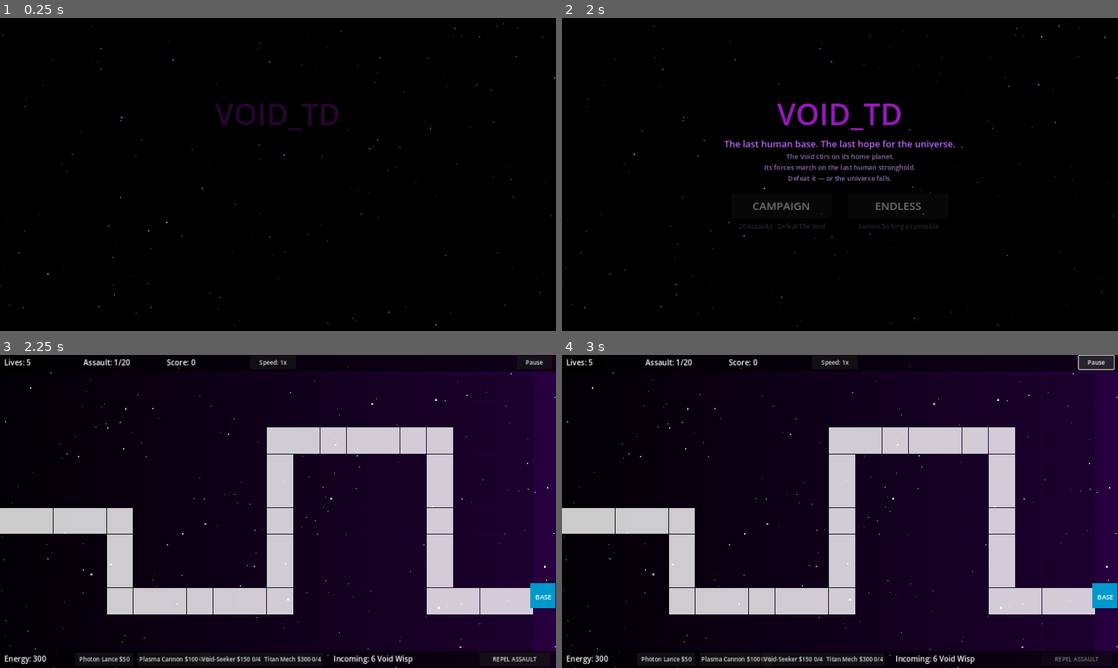
Above: before the commit, frames 1-4 (two rows, left to right).
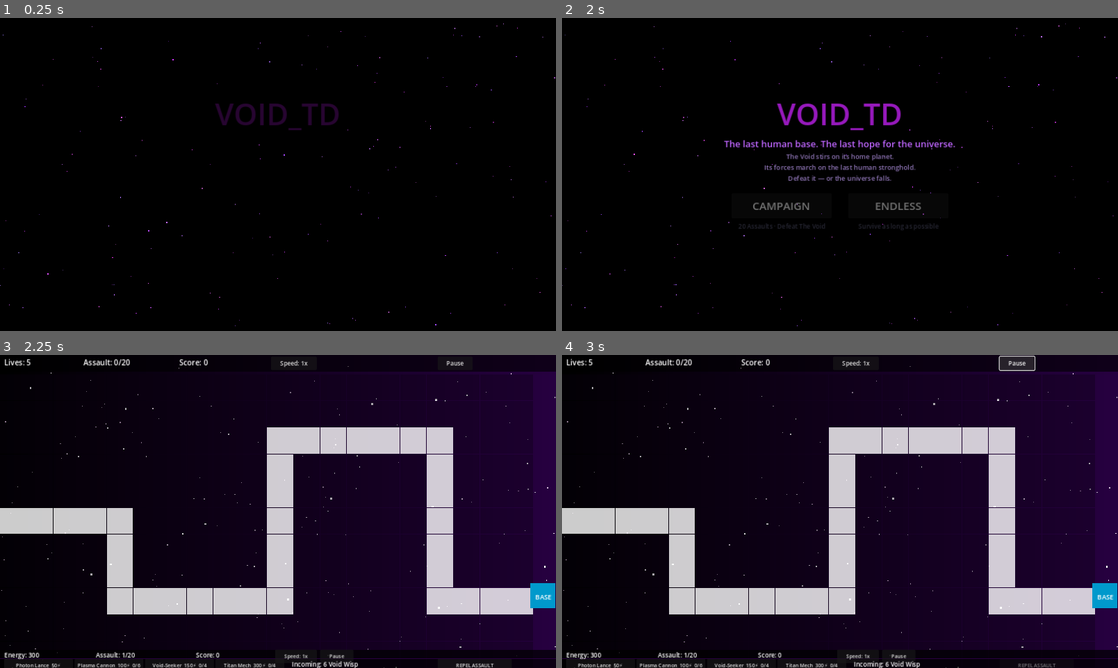
Above: after the commit, the same moments.

Repository: brew354/void_TD
Game: Godot game, scene res://Scenes/MenuScene.tscn
The game is run twice, just before and just after one commit, with the same random seed, the same clock (stepped at 60 frames per second) and the same inputs.
Inputs (mouse positions are in pixels of both pictures, inside the frame that each line leads up to):
- Up to frame 1 (0.25 s): no input
- Up to frame 2 (2 s): tap Enter at 0.5 s; move the mouse to (962, 158) at 0.52 s; tap 1 at 0.6 s; click (962, 158) at 0.67 s; tap Space at 0.77, 1.52 s; move the mouse to (728, 190) at 1.27 s; tap 2 at 1.35 s; click (728, 190) at 1.42 s
- Up to frame 3 (2.25 s): click "CAMPAIGN" at 2 s
- Up to frame 4 (3 s): click "Pause" at 2.75 s

Frames 1-2 are identical in both runs. In frame 3, 2.2% of the frame differs, in the area x 0-100%, y 1-100%; in frame 4, 2.7%, in the area x 0-100%, y 0-100%.

Commit message:
Rework HUD to 2-row bottom bar, restore 20-col grid
Replaces the right sidebar with a compact 2-row bottom bar so the base
remains fully visible. Row 1 shows energy/wave/score/controls; Row 2
holds tower buttons and the wave launch button. 147/147 tests passing.

Co-Authored-By: Claude Sonnet 4.6 <noreply@anthropic.com>

Diff:
--- a/Void_TD/HUD/HUDNode.gd
+++ b/Void_TD/HUD/HUDNode.gd
@@ -11,6 +11,14 @@
 signal upgrade_pressed
 signal sell_pressed
 signal upgrade_panel_closed
+
+# Bottom bar layout
+# Row 1 (info/controls): y=706, height=22
+# Row 2 (towers + wave):  y=728, height=22
+const _ROW1_Y: float = 706.0
+const _ROW2_Y: float = 728.0
+const _BTN_H:  float = 22.0
+const _BTN_W:  float = 165.0  # tower button width
 
 var _lives_label: Label
 var _wave_label: Label
@@ -20,7 +28,6 @@
 var _start_wave_btn: Button
 var _pause_btn: Button
 var _speed_btn: Button
-var _tower_btns: Array = []
 var _fast_mode: bool = false
 var _last_credits: int = 0
 var _tower_counts: Dictionary = {}
@@ -31,80 +38,103 @@
 var _panel_stats: Label
 var _panel_upgrade_btn: Button
 var _panel_sell_btn: Button
+var _tower_btns: Array = []
+
+const _TOWER_TYPES: Array = [
+	TowerDefinition.TowerType.LASER,
+	TowerDefinition.TowerType.CANNON,
+	TowerDefinition.TowerType.MISSILE,
+	TowerDefinition.TowerType.MECHA_SOLDIER,
+]
 
 func _ready() -> void:
 	_build_hud()
 
 func _build_hud() -> void:
-	# Top bar background
+	# ── Top bar ───────────────────────────────────────────────────────────────
 	var top_bg = ColorRect.new()
 	top_bg.color = Color(0, 0, 0, 0.6)
 	top_bg.size = Vector2(1334, 40)
-	top_bg.position = Vector2(0, 0)
+	top_bg.position = Vector2.ZERO
 	add_child(top_bg)
 
-	# Bottom bar background
-	var bot_bg = ColorRect.new()
-	bot_bg.color = Color(0, 0, 0, 0.6)
-	bot_bg.size = Vector2(1334, 40)
-	bot_bg.position = Vector2(0, 710)
-	add_child(bot_bg)
-
-	# Top: Lives
-	_lives_label = _make_label("Lives: 20", Vector2(10, 5))
+	_lives_label = _make_label("Lives: 5", Vector2(10, 5))
 	add_child(_lives_label)
 
-	# Top: Assault (wave)
-	_wave_label = _make_label("Assault: 0/3", Vector2(200, 5))
+	_wave_label = _make_label("Assault: 0/20", Vector2(200, 5))
 	add_child(_wave_label)
 
-	# Top: Score
-	_score_label = _make_label("Score: 0", Vector2(400, 5))
+	_score_label = _make_label("Score: 0", Vector2(430, 5))
 	add_child(_score_label)
 
-	# Top: Speed toggle
-	_speed_btn = _make_button("Speed: 1x", Vector2(600, 2), Vector2(110, 30))
+	_speed_btn = _make_button("Speed: 1x", Vector2(650, 4), Vector2(110, 30))
 	_speed_btn.pressed.connect(_on_speed_btn_pressed)
 	add_child(_speed_btn)
 
-	# Top: Pause button
-	_pause_btn = _make_button("Pause", Vector2(1240, 2), Vector2(84, 30))
+	_pause_btn = _make_button("Pause", Vector2(1050, 4), Vector2(84, 30))
 	_pause_btn.pressed.connect(func(): pause_pressed.emit())
 	add_child(_pause_btn)
 
-	# Bottom: Energy
-	_credits_label = _make_label("Energy: 150", Vector2(10, 715))
+	# ── Bottom bar (2 rows) ───────────────────────────────────────────────────
+	var bot_bg = ColorRect.new()
+	bot_bg.color = Color(0, 0, 0, 0.7)
+	bot_bg.size = Vector2(1334, 44)
+	bot_bg.position = Vector2(0, _ROW1_Y)
+	add_child(bot_bg)
+
+	# Divider between rows
+	var divider = ColorRect.new()
+	divider.color = Color(0.25, 0.0, 0.4, 0.6)
+	divider.size = Vector2(1334, 1)
+	divider.position = Vector2(0, _ROW2_Y - 1)
+	add_child(divider)
+
+	# ── Row 1: info + controls ────────────────────────────────────────────────
+	_credits_label = _make_small_label("Energy: 300", Vector2(10, _ROW1_Y + 2))
 	add_child(_credits_label)
 
-	# Bottom: Tower buttons
-	var tower_defs = [
-		[TowerDefinition.TowerType.LASER,         "Laser $50",    Vector2(180, 713)],
-		[TowerDefinition.TowerType.CANNON,        "Cannon $100",  Vector2(330, 713)],
-		[TowerDefinition.TowerType.MISSILE,       "Missile $150", Vector2(480, 713)],
-		[TowerDefinition.TowerType.MECHA_SOLDIER, "Mecha $300",   Vector2(630, 713)],
-	]
-	for td in tower_defs:
-		var btn = _make_button(td[1], td[2], Vector2(140, 28))
-		var t = td[0]
+	_wave_label = _make_small_label("Assault: 0/20", Vector2(230, _ROW1_Y + 2))
+	add_child(_wave_label)
+
+	_score_label = _make_small_label("Score: 0", Vector2(470, _ROW1_Y + 2))
+	add_child(_score_label)
+
+	_speed_btn = _make_button("Speed: 1x", Vector2(660, _ROW1_Y), Vector2(100, _BTN_H))
+	_speed_btn.add_theme_font_size_override("font_size", 12)
+	_speed_btn.pressed.connect(_on_speed_btn_pressed)
+	add_child(_speed_btn)
+
+	_pause_btn = _make_button("Pause", Vector2(768, _ROW1_Y), Vector2(80, _BTN_H))
+	_pause_btn.add_theme_font_size_override("font_size", 12)
+	_pause_btn.pressed.connect(func(): pause_pressed.emit())
+	add_child(_pause_btn)
+
+	# ── Row 2: tower buttons + incoming + launch ──────────────────────────────
+	for i in _TOWER_TYPES.size():
+		var t = _TOWER_TYPES[i]
+		var s = TowerDefinition.stats(t)
+		var btn = _make_button(s["label"], Vector2(10 + i * (_BTN_W + 4), _ROW2_Y), Vector2(_BTN_W, _BTN_H))
+		btn.add_theme_font_size_override("font_size", 12)
+		var captured = t
 		btn.pressed.connect(func():
-			tower_selected.emit(t)
-			set_selected_tower(t)
+			tower_selected.emit(captured)
+			set_selected_tower(captured)
 		)
 		add_child(btn)
 		_tower_btns.append(btn)
 
-	# Bottom: Next wave preview
-	_next_wave_label = _make_label("", Vector2(800, 715))
+	_next_wave_label = _make_small_label("", Vector2(700, _ROW2_Y + 2))
+	_next_wave_label.size = Vector2(340, 20)
 	add_child(_next_wave_label)
 
-	# Bottom: Launch Defense button
-	_start_wave_btn = _make_button("REPEL ASSAULT", Vector2(1150, 713), Vector2(170, 28))
+	_start_wave_btn = _make_button("REPEL ASSAULT", Vector2(1050, _ROW2_Y), Vector2(178, _BTN_H))
+	_start_wave_btn.add_theme_font_size_override("font_size", 12)
 	_start_wave_btn.pressed.connect(func(): start_wave_pressed.emit())
 	add_child(_start_wave_btn)
 
 	_build_upgrade_panel()
 
-	# Full-screen damage flash overlay (rendered last = on top)
+	# ── Damage flash overlay (always on top) ──────────────────────────────────
 	_damage_flash = ColorRect.new()
 	_damage_flash.color = Color(1.0, 0.0, 0.0, 0.0)
 	_damage_flash.size = Vector2(1334, 750)
@@ -112,14 +142,12 @@
 	add_child(_damage_flash)
 
 func _build_upgrade_panel() -> void:
-	# Outer panel: dark body
 	_upgrade_panel = ColorRect.new()
 	_upgrade_panel.color = Color(0.07, 0.0, 0.12, 0.97)
 	_upgrade_panel.size = Vector2(240, 118)
 	_upgrade_panel.visible = false
 	add_child(_upgrade_panel)
 
-	# Purple header bar
 	var header = ColorRect.new()
 	header.color = Color(0.25, 0.0, 0.42, 1.0)
 	header.size = Vector2(240, 30)
@@ -136,7 +164,6 @@
 	close_btn.pressed.connect(func(): upgrade_panel_closed.emit())
 	_upgrade_panel.add_child(close_btn)
 
-	# Stats row
 	_panel_stats = Label.new()
 	_panel_stats.position = Vector2(10, 38)
 	_panel_stats.size = Vector2(220, 26)
@@ -144,7 +171,6 @@
 	_panel_stats.add_theme_color_override("font_color", Color(0.85, 0.75, 1.0))
 	_upgrade_panel.add_child(_panel_stats)
 
-	# Buttons row
 	_panel_upgrade_btn = _make_button("Upgrade", Vector2(8, 76), Vector2(110, 34))
 	_panel_upgrade_btn.pressed.connect(func(): upgrade_pressed.emit())
 	_upgrade_panel.add_child(_panel_upgrade_btn)
@@ -161,14 +187,12 @@
 	_panel_title.text = "%s   L%d" % [tower_label, level]
 	_panel_stats.text = "DMG: %.0f      RNG: %.0f" % [dmg, rng]
 	_panel_upgrade_btn.disabled = not can_upgrade
-	_panel_upgrade_btn.text = "Upgrade $%d" % upgrade_cost if can_upgrade else "Max Level"
-	_panel_sell_btn.text = "Sell +$%d" % sell_value
-
-	# Position centered above the tower, clamped inside the play area
+	_panel_upgrade_btn.text = "Upgrade %d⚡" % upgrade_cost if can_upgrade else "Max Level"
+	_panel_sell_btn.text = "Sell +%d⚡" % sell_value
 	var pw: float = _upgrade_panel.size.x
 	var ph: float = _upgrade_panel.size.y
-	var px := clampf(screen_pos.x - pw / 2.0, 4.0, 1334.0 - pw - 4.0)
-	var py := clampf(screen_pos.y - ph - 44.0, 44.0, 706.0 - ph)
+	var px := clampf(screen_pos.x - pw / 2.0, 4.0, 1330.0 - pw)
+	var py := clampf(screen_pos.y - ph - 44.0, 44.0, _ROW1_Y - ph - 4.0)
 	_upgrade_panel.position = Vector2(px, py)
 	_upgrade_panel.visible = true
 
@@ -185,11 +209,11 @@
 		red_text = "-%d lives per hit" % reduction
 	_panel_stats.text = "Dmg reduction:  %s" % red_text
 	_panel_upgrade_btn.disabled = not can_upgrade
-	_panel_upgrade_btn.text = "Upgrade $%d" % up_cost if can_upgrade else "Max Level"
+	_panel_upgrade_btn.text = "Upgrade %d⚡" % up_cost if can_upgrade else "Max Level"
 	var pw: float = _upgrade_panel.size.x
 	var ph: float = _upgrade_panel.size.y
-	var px := clampf(screen_pos.x - pw / 2.0, 4.0, 1334.0 - pw - 4.0)
-	var py := clampf(screen_pos.y - ph - 44.0, 44.0, 706.0 - ph)
+	var px := clampf(screen_pos.x - pw / 2.0, 4.0, 1330.0 - pw)
+	var py := clampf(screen_pos.y - ph - 44.0, 44.0, _ROW1_Y - ph - 4.0)
 	_upgrade_panel.position = Vector2(px, py)
 	_upgrade_panel.visible = true
 
@@ -203,6 +227,14 @@
 	lbl.position = pos
 	lbl.add_theme_color_override("font_color", Color.WHITE)
 	lbl.add_theme_font_size_override("font_size", 18)
+	return lbl
+
+func _make_small_label(text: String, pos: Vector2) -> Label:
+	var lbl = Label.new()
+	lbl.text = text
+	lbl.position = pos
+	lbl.add_theme_color_override("font_color", Color.WHITE)
+	lbl.add_theme_font_size_override("font_size", 15)
 	return lbl
 
 func _make_button(text: String, pos: Vector2, sz: Vector2 = Vector2(120, 28)) -> Button:
@@ -247,24 +279,18 @@
 	_refresh_tower_buttons()
 
 func _refresh_tower_buttons() -> void:
-	var types = [
-		TowerDefinition.TowerType.LASER,
-		TowerDefinition.TowerType.CANNON,
-		TowerDefinition.TowerType.MISSILE,
-		TowerDefinition.TowerType.MECHA_SOLDIER,
-	]
-	for i in min(_tower_btns.size(), types.size()):
-		var t = types[i]
+	for i in min(_tower_btns.size(), _TOWER_TYPES.size()):
+		var t = _TOWER_TYPES[i]
 		var s: Dictionary = TowerDefinition.stats(t)
 		var cost: int = s["cost"]
 		var max_c: int = TowerDefinition.max_count(t)
-		var at_limit: bool = max_c > 0 and _tower_counts.get(int(t), 0) >= max_c
+		var cnt: int = _tower_counts.get(int(t), 0)
+		var at_limit: bool = max_c > 0 and cnt >= max_c
 		_tower_btns[i].disabled = _last_credits < cost or at_limit
 		if max_c > 0:
-			var cnt: int = _tower_counts.get(int(t), 0)
-			_tower_btns[i].text = "%s $%d %d/%d" % [s["label"], cost, cnt, max_c]
+			_tower_btns[i].text = "%s  %d⚡  %d/%d" % [s["label"], cost, cnt, max_c]
 		else:
-			_tower_btns[i].text = "%s $%d" % [s["label"], cost]
+			_tower_btns[i].text = "%s  %d⚡" % [s["label"], cost]
 
 func flash_damage() -> void:
 	_damage_flash.color.a = 0.35
